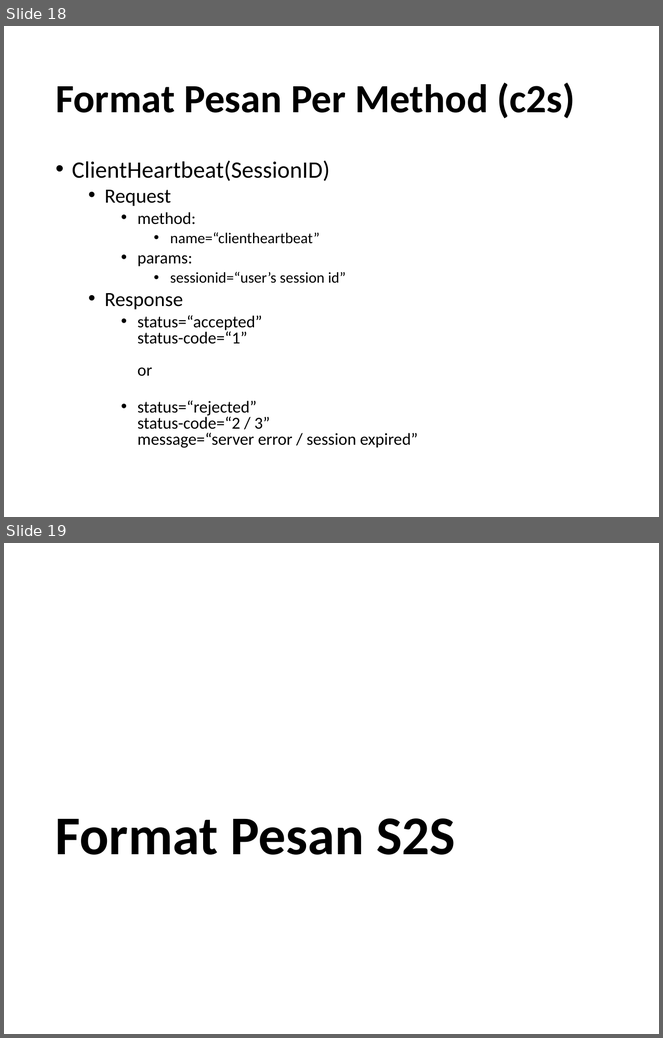
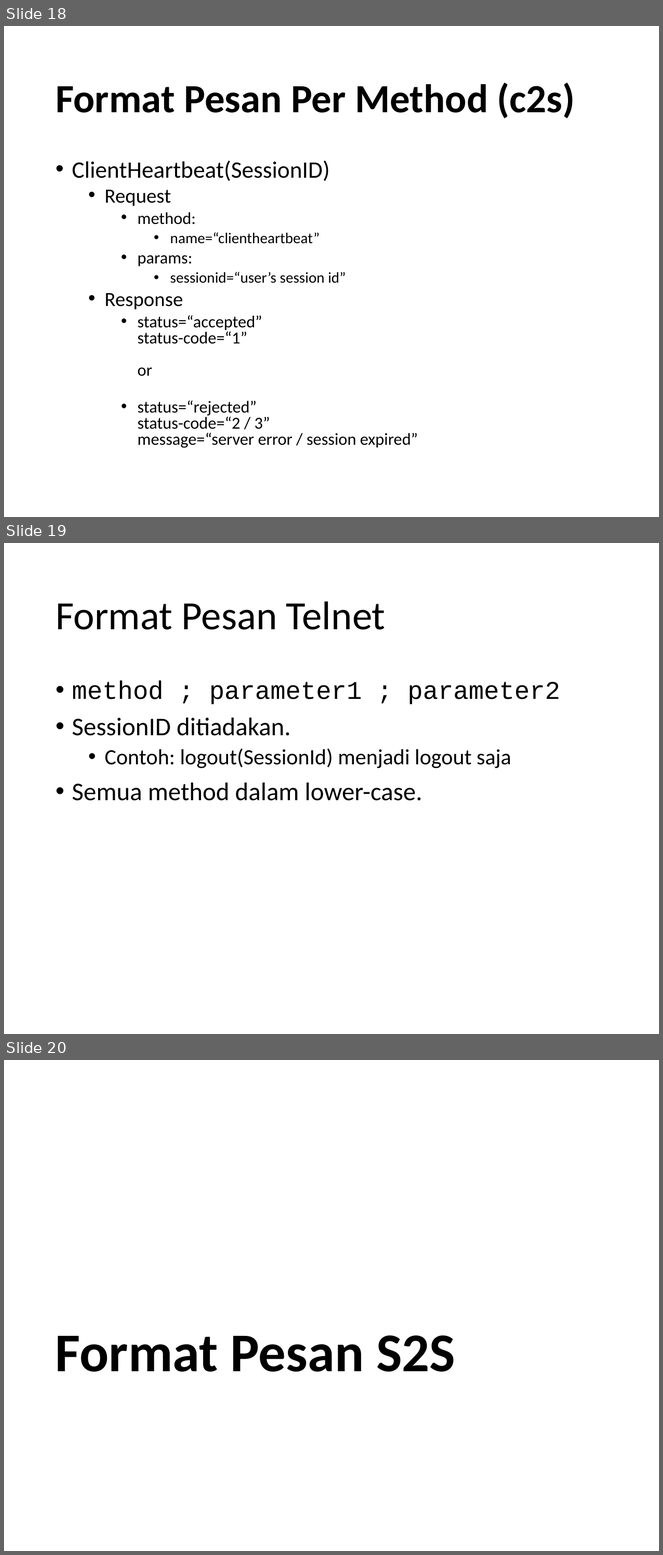
Before and after one commit to yohanesmario/chatserver, a slide deck: docs/Chat Server.pptx. Shown one above the other, each under a label of ours: slides 18 and 19 before the commit, slides 18, 19 and 20 after it. The pictures are 663x1038 and 663x1555 pixels, drawn with LibreOffice and Linux fonts; fonts in the diff are those of the drawing. Boxes give left, top, right and bottom in pixels: in the first picture for what was removed or moved away, otherwise in the second. Text is boxed around its words. In the diff, an @@ line names an element or a change of style, - is before the commit and + after.

```diff
--- a/docs/Chat Server.pptx
+++ b/docs/Chat Server.pptx
@@ slide 19 added at [4, 543, 659, 1034], background #FFFFFF @@
@@ title added at [55, 601, 386, 630], 44 pt, text #000000 @@
+Format Pesan Telnet
@@ text added at [72, 680, 560, 801], 28 pt, text #000000 @@
+• method ; parameter1 ; parameter2
+• SessionID ditiadakan.
+  • Contoh: logout(SessionId) menjadi logout saja
+• Semua method dalam lower-case.
@@ what was slide 19 is now slide 20 @@
```
Also in this commit, not shown: 2 other slides added, 5 other files.
